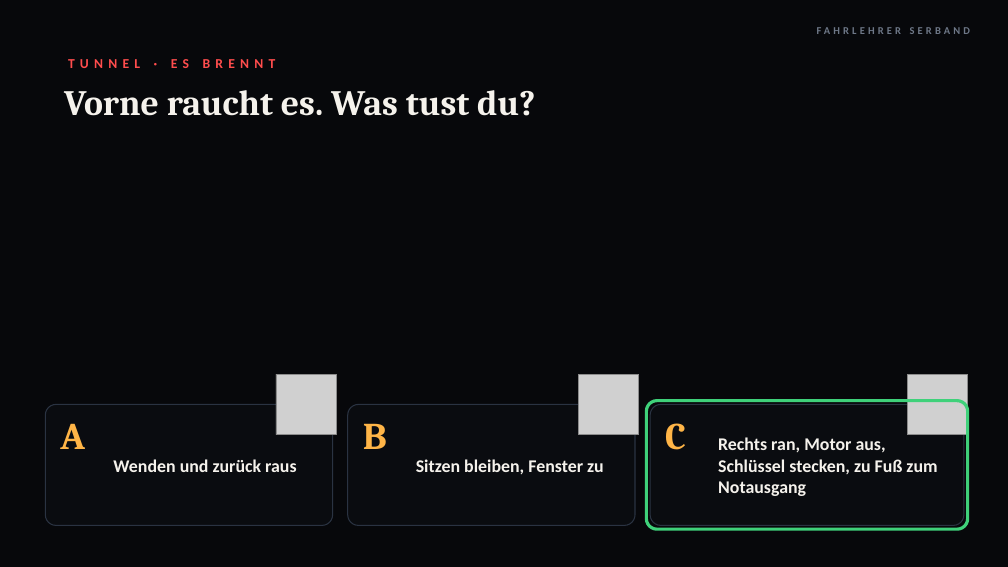
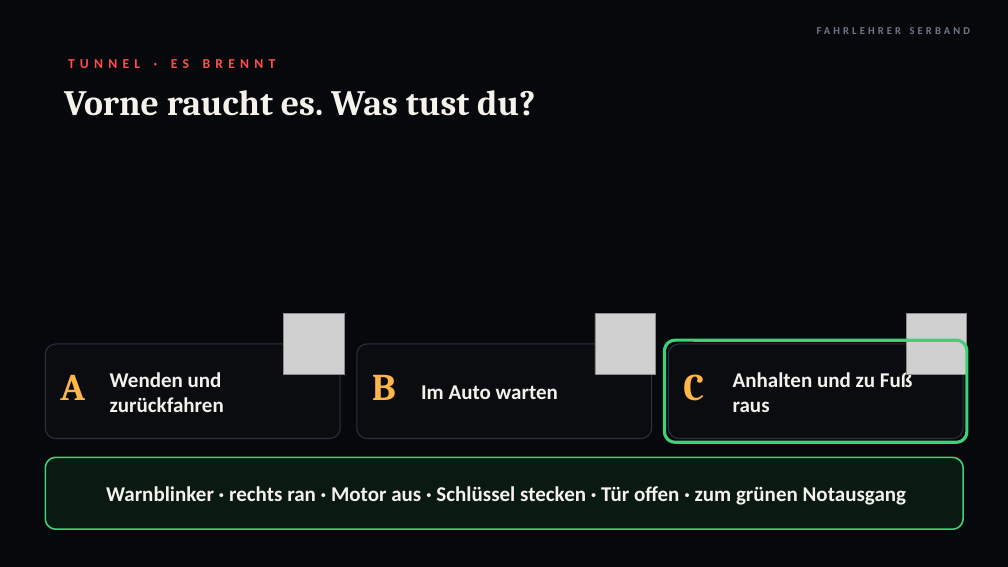
Before and after one commit to serband1995-hue/Fahrlehrer-Kompass-, a slide deck: slide 26 of theorie/lektion11/Lektion11_Besondere_Situationen.pptx. Drawn at 1008x567 pixels with LibreOffice and Linux fonts; fonts in the diff are those of the drawing; grey boxes stand for pictures; background and template pictures are left out. Boxes give left, top, right and bottom in pixels: in the first picture for what was removed or moved away, otherwise in the second. Text is boxed around its words. In the diff, an @@ line names an element or a change of style, - is before the commit and + after.

```diff
--- a/theorie/lektion11/Lektion11_Besondere_Situationen.pptx
+++ b/theorie/lektion11/Lektion11_Besondere_Situationen.pptx
@@ picture: place and size @@
-picture at box(276, 374, 337, 435)
+picture at box(284, 314, 344, 374)
@@ picture: place and size @@
-picture at box(578, 374, 639, 435)
+picture at box(595, 314, 656, 374)
@@ picture: place and size @@
-picture at box(907, 374, 968, 435)
+picture at box(907, 314, 967, 374)
@@ rounded rectangle: place and size @@
-rounded rectangle at box(45, 405, 333, 526)
+rounded rectangle at box(45, 344, 340, 439)
@@ rounded rectangle: place and size @@
-rounded rectangle at box(348, 405, 635, 526)
+rounded rectangle at box(357, 344, 652, 439)
@@ rounded rectangle: place and size @@
-rounded rectangle at box(647, 401, 968, 529)
+rounded rectangle at box(665, 340, 967, 442)
@@ proportions changed in 4 elements at box(45, 344, 340, 439), box(665, 340, 967, 442), box(357, 344, 652, 439), box(668, 344, 963, 439) @@
@@ rounded rectangle: place and size @@
-rounded rectangle at box(650, 405, 964, 526)
+rounded rectangle at box(668, 344, 963, 439)
@@ text "A": place and size @@
-text "A" at box(60, 423, 85, 449)
+text "A" at box(60, 374, 85, 400)
@@ text at box(110, 372, 224, 412): text changed; size 17 to 20 pt @@
-Wenden und zurück raus
+Wenden und zurückfahren
@@ text "B": place and size @@
-text "B" at box(363, 423, 387, 449)
+text "B" at box(372, 374, 396, 400)
@@ text at box(421, 385, 558, 399): text changed; size 17 to 20 pt @@
-Sitzen bleiben, Fenster zu
+Im Auto warten
@@ text "C": place and size @@
-text "C" at box(665, 423, 686, 450)
+text "C" at box(683, 374, 704, 401)
@@ text at box(733, 369, 913, 412): text changed; size 17 to 20 pt @@
-Rechts ran, Motor aus, Schlüssel stecken, zu Fuß zum Notausgang
+Anhalten und zu Fuß raus
@@ rounded rectangle added at box(45, 457, 963, 529), fill #0B1A12 at 95% opacity, outline #3FD17A 1.5 pt @@
@@ text added at box(106, 486, 907, 505), 20 pt, text #F5F2EC, bold @@
+Warnblinker · rechts ran · Motor aus · Schlüssel stecken · Tür offen · zum grünen Notausgang
```
Also in this commit, not shown: 21 other slides changed, 1 slide added, 1 slide removed, 2 other files.
